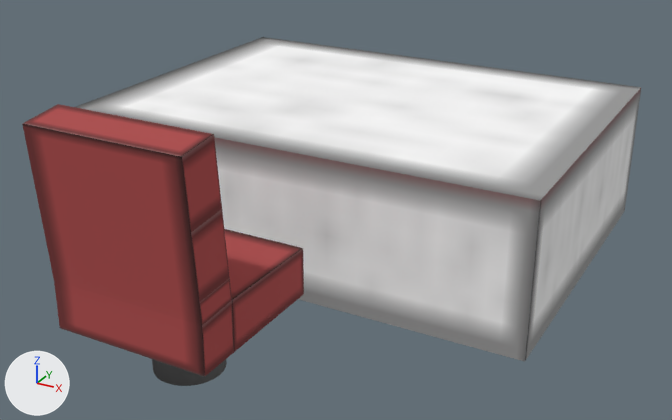
Two versions of the FBX model Assets/Resources/Models/Furniture/Mining_Drone_Station.fbx, one commit apart.
One viewpoint serves both versions: a 50 mm camera at (1.62, -4.12, 2.05) aimed at (-0.35, -0.55, 0.26). Every picture has the same lights, and +X, +Y and +Z are marked at lower left. Where no turn or scale is listed for an object, it has been applied to the vertices.
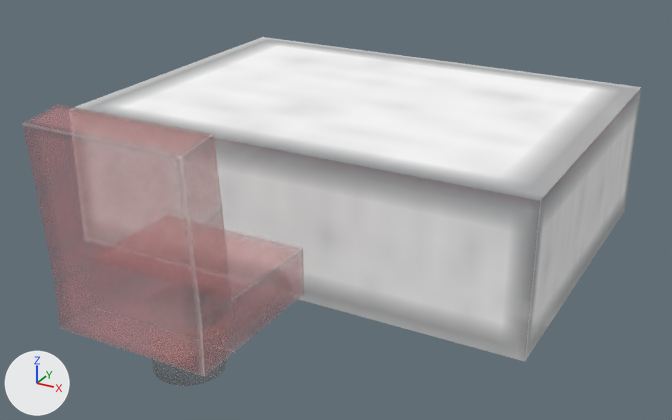
The newer file is also turned or shifted as a whole; pictures and numbers use the older file's frame.

Pixel boxes (x1, y1, x2, y2) of what changed, in the pictures (672 x 420 px):
'Cylinder.003', surface changed, recoloured
    both: (22, 37, 641, 386)

The change in detail:
Picture 'wallpiece1 1.png' (img_wallpiece1_1_png) is now built by load_image('wallpiece1 1.png', '../../../Sprites/wallpiece1 1.png', 179, 64, 'Non-Color') instead of load_image('wallpiece1 1.png', '../../../Sprites/wallpiece1 1.png', 179, 64, 'sRGB').
Material 'Material.007' (mat_material_007) is new.
Uses the picture img_wallpiece1_1_png.
me_cylinder_001 has 160 vertices, 96 faces and spans x -1.69..0.72, y -1.94..0.91, z -0.08..1.04.
me_cylinder_001 no longer uses material mat_material_006 (picture img_wallpiece1_1_png).
me_cylinder_001 now uses material mat_material_007.
